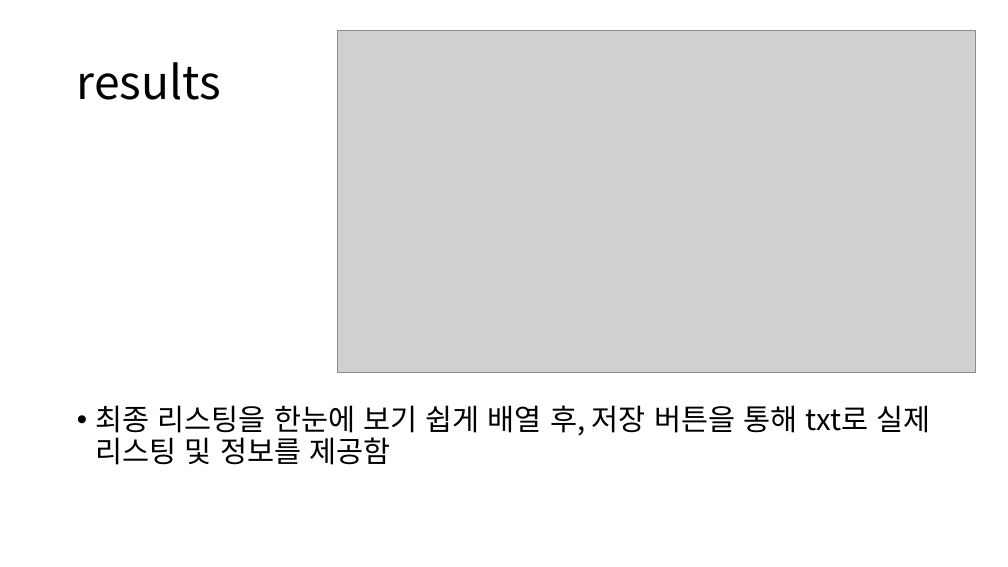
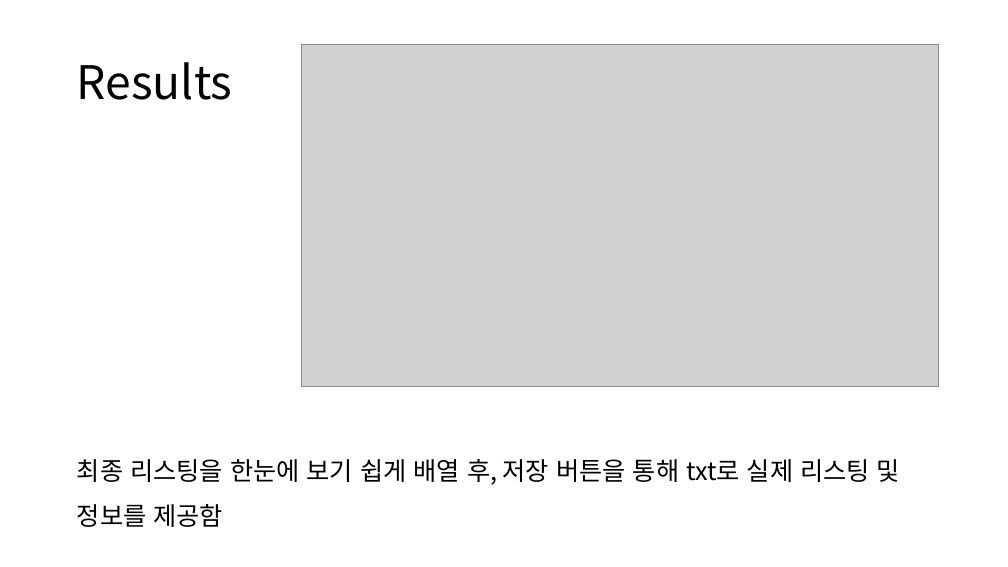
Before and after one commit to semistone97/pjt-SEO, a slide deck: slide 12 of jskim/키워드 기반 리스팅 최적화 에이전트 - 구현파트.pptx (slide 11 before the commit). Drawn at 1008x567 pixels with LibreOffice and Linux fonts; fonts in the diff are those of the drawing; grey boxes stand for pictures. Boxes give left, top, right and bottom in pixels: in the first picture for what was removed or moved away, otherwise in the second. Text is boxed around its words. In the diff, an @@ line names an element or a change of style, - is before the commit and + after.

```diff
--- a/jskim/키워드 기반 리스팅 최적화 에이전트 - 구현파트.pptx
+++ b/jskim/키워드 기반 리스팅 최적화 에이전트 - 구현파트.pptx
@@ picture: place and size @@
-picture at (338,30,975,373)
+picture at (302,45,939,387)
@@ title at (77,62,233,100): text changed @@
-results
+Results
@@ text "최종 리스팅을 한눈에 보기 쉽게 ...": place and size @@
-text "최종 리스팅을 한눈에 보기 쉽게 ..." at (96,405,930,465)
+text "최종 리스팅을 한눈에 보기 쉽게 ..." at (77,459,900,527)
@@ text "최종 리스팅을 한눈에 보기 쉽게 ..." at (77,459,900,527): size 28 to 24 pt; bullet • to none; line spacing 0.9 to 1.5 @@
```
Also in this commit, not shown: 9 other slides changed, 2 slides added, 1 slide removed, 6 other files.
